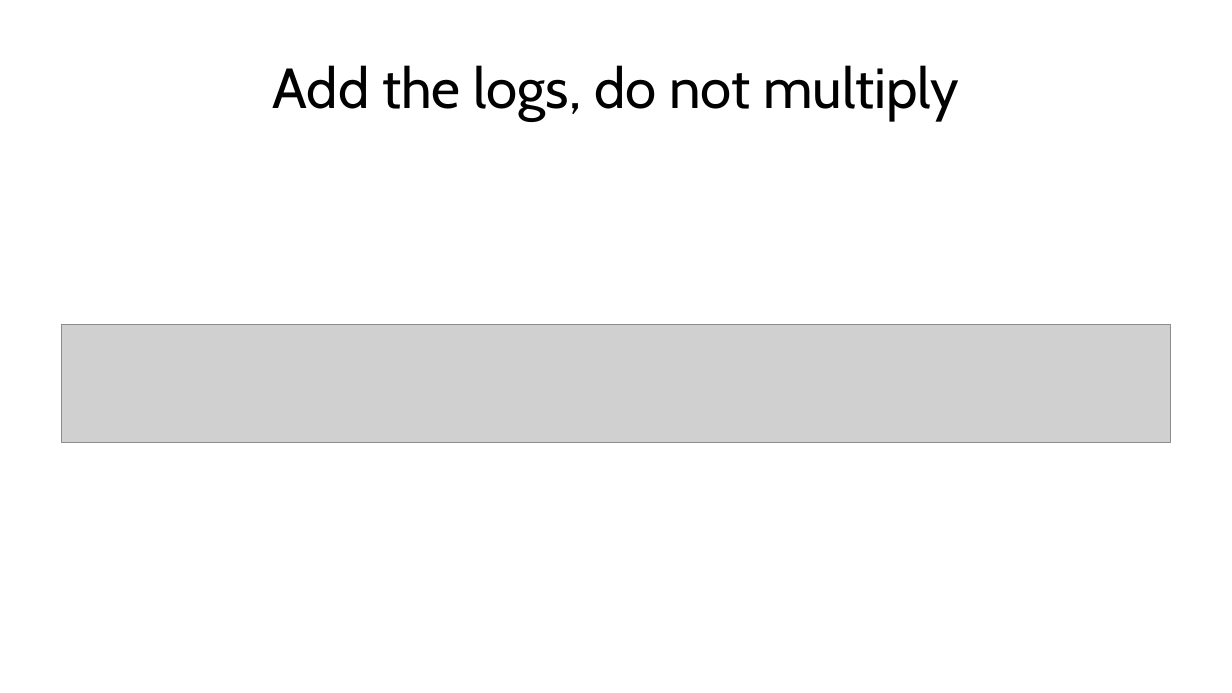
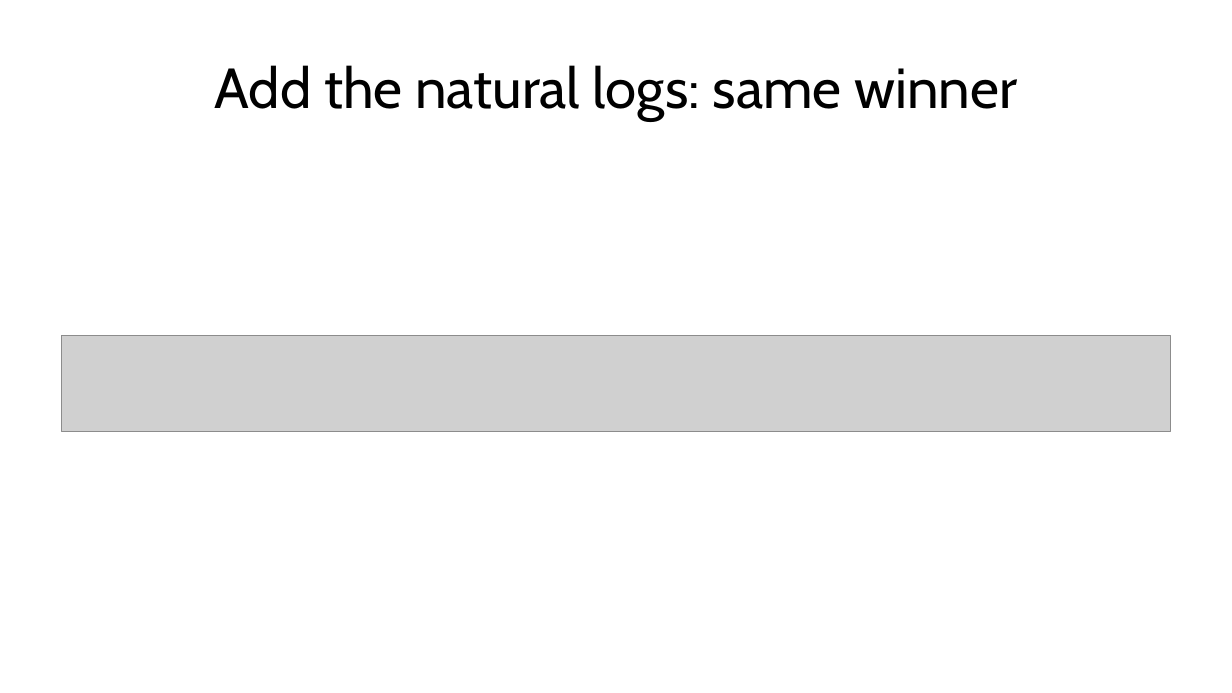
Before and after one commit to fabioantonini/technologies-for-artificial-intelligence, a slide deck: slide 32 of Lessons/06_knn_naive_bayes_svm/Slides/knn_naive_bayes_svm_slides.pptx. Drawn at 1232x693 pixels with LibreOffice and Linux fonts; fonts in the diff are those of the drawing; grey boxes stand for pictures; background and template pictures are left out. Boxes give left, top, right and bottom in pixels: in the first picture for what was removed or moved away, otherwise in the second. Text is boxed around its words. In the diff, an @@ line names an element or a change of style, - is before the commit and + after.

```diff
--- a/Lessons/06_knn_naive_bayes_svm/Slides/knn_naive_bayes_svm_slides.pptx
+++ b/Lessons/06_knn_naive_bayes_svm/Slides/knn_naive_bayes_svm_slides.pptx
@@ title at box(215, 65, 1017, 121): text changed @@
-Add the logs, do not multiply
+Add the natural logs: same winner
@@ picture: place and size @@
-picture at box(62, 324, 1170, 442)
+picture at box(62, 335, 1170, 431)
```
Also in this commit, not shown: 3 other slides changed, 6 other files.
